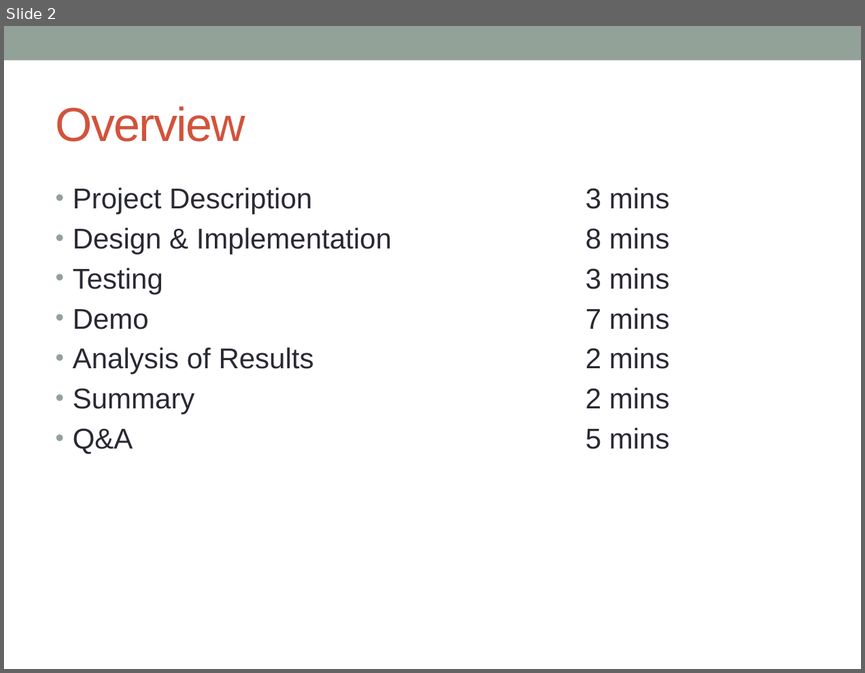
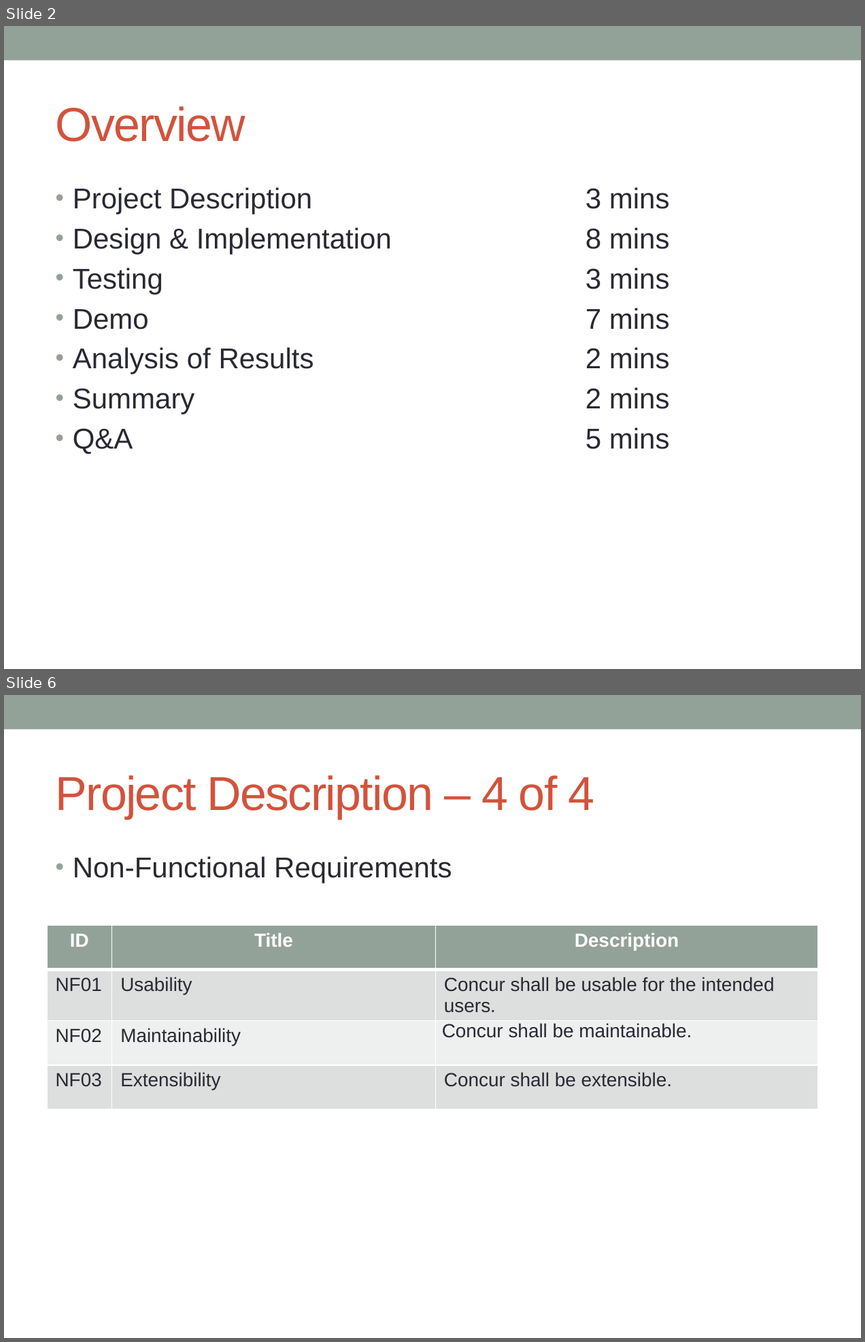
Before and after one commit to concurTestFramework/concurTestFramework, a slide deck: Documents/Concur_Presentation.pptx. Shown one above the other, each under a label of ours: slide 2 before the commit, slides 2 and 6 after it; the slides between them are not shown. The pictures are 865x673 and 865x1342 pixels, drawn with LibreOffice and Linux fonts; fonts in the diff are those of the drawing. Boxes give left, top, right and bottom in pixels: in the first picture for what was removed or moved away, otherwise in the second. Text is boxed around its words. In the diff, an @@ line names an element or a change of style, - is before the commit and + after.

```diff
--- a/Documents/Concur_Presentation.pptx
+++ b/Documents/Concur_Presentation.pptx
@@ slide 6 added at [4, 695, 861, 1338], background #FFFFFF; not listed: 1 template element that a slide beside it also shows @@
@@ title added at [56, 775, 594, 819], 40 pt, text #D2533C @@
+Project Description – 4 of 4
@@ text added at [73, 856, 451, 883], 24 pt, text #292934 @@
+  • Non-Functional Requirements
@@ table added at [47, 926, 819, 1113], 4 rows, 3 columns @@
+ID | Title | Description
+NF01 | Usability | Concur shall be usable for the intended users.
+NF02 | Maintainability | Concur shall be maintainable.
+NF03 | Extensibility | Concur shall be extensible.
```
Also in this commit, not shown: 2 slides changed, 13 other slides added, 1 slide removed.
